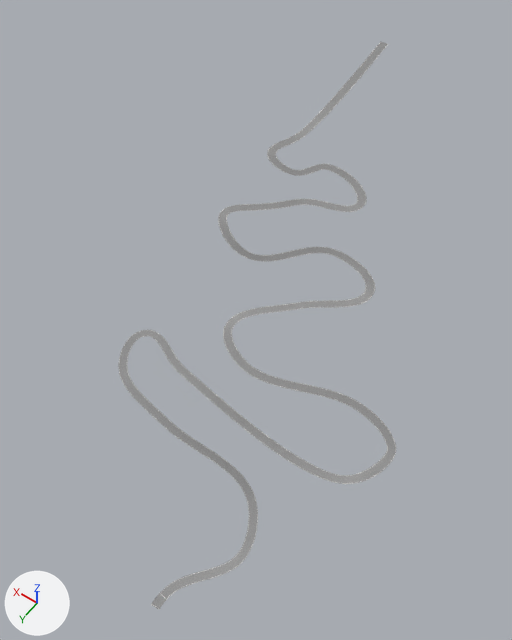
Renders of the FBX model Assets/ColdResources/Prefabs/Road_merged.fbx from each side of a commit.
Both versions are drawn from a 50 mm lens placed at (-1013.0, 1687.0, 1572.0), pointed at (-170.0, 507.0, -283.0). Lighting does not change. The marker at lower left points along +X, +Y and +Z. Where no turn or scale is listed for an object, it has been applied to the vertices.

The first picture shows 'PM3D_Road_Mesh_Holder'.
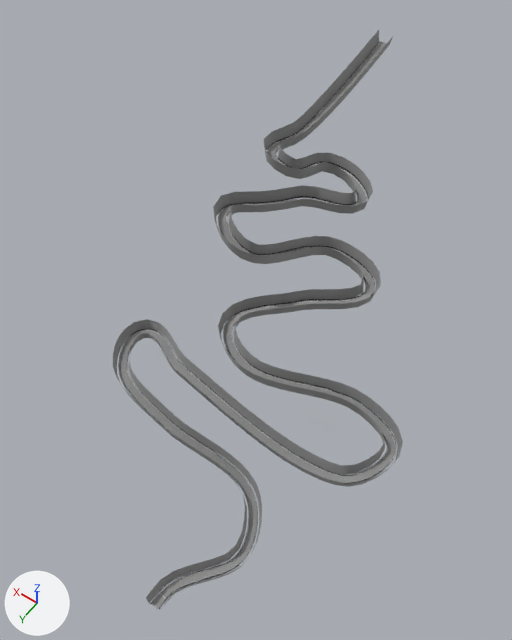
Where the newer file only moved an object's origin or applied its transform, the numbers keep the older frame.

Patch to the scene script:
```diff
--- a/Assets/ColdResources/Prefabs/Road_merged.fbx.py
+++ b/Assets/ColdResources/Prefabs/Road_merged.fbx.py
@@ img_t_railing_bc_png @@
+img_t_railing_bc_png = load_image('T_Railing_BC.png', '../Maps/T_Railing_BC.png', 128, 128, 'sRGB')
@@ mat_pm3d_road_mesh_holder_002 @@
+mat_pm3d_road_mesh_holder_002 = principled_material('PM3D_Road_Mesh_Holder_002')
+mat_pm3d_road_mesh_holder_002.base_color = (0.5, 0.5, 0.5)  # grey #bcbcbc
+mat_pm3d_road_mesh_holder_002.metallic = 1.0
+mat_pm3d_road_mesh_holder_002.roughness = 1.0
@@ mat_sides @@
+mat_sides = principled_material('sides')
+mat_sides.texture = img_t_railing_bc_png
@@ me_pm3d_road_mesh_holder_002_001 @@
+me_pm3d_road_mesh_holder_002_001.from_pydata(...)  # 564 vertices, 280 faces; spans x -784.0..282.0, y -522.0..1338.0, z -717.0..203.0
+me_pm3d_road_mesh_holder_002_001.materials.append(mat_pm3d_road_mesh_holder_002)  # its picture is missing
@@ me_road_mesh_holder_001 @@
+me_road_mesh_holder_001.from_pydata(...)  # 2600 vertices, 1299 faces; spans x -768.0..267.0, y -522.0..1337.0, z -713.0..167.0
+me_road_mesh_holder_001.materials.append(mat_sides)  # picture img_t_railing_bc_png
@@ ob_pm3d_road_mesh_holder_002_001 @@
+ob_pm3d_road_mesh_holder_002_001 = bpy.data.objects.new('PM3D_Road_Mesh_Holder_002.001', me_pm3d_road_mesh_holder_002_001)
+ob_pm3d_road_mesh_holder_002_001.location = (0.0, 0.0, 0.0)
@@ ob_road_mesh_holder_001 @@
+ob_road_mesh_holder_001 = bpy.data.objects.new('Road_Mesh_Holder_001', me_road_mesh_holder_001)
+ob_road_mesh_holder_001.location = (0.0, 0.0, 0.0)
```

What differs and where, as boxes (x1, y1, x2, y2) in the pictures (512 x 640 px):
'PM3D_Road_Mesh_Holder_002.001', added: after (113, 30, 403, 609)
'Road_Mesh_Holder_001', added: after (118, 42, 396, 609)
